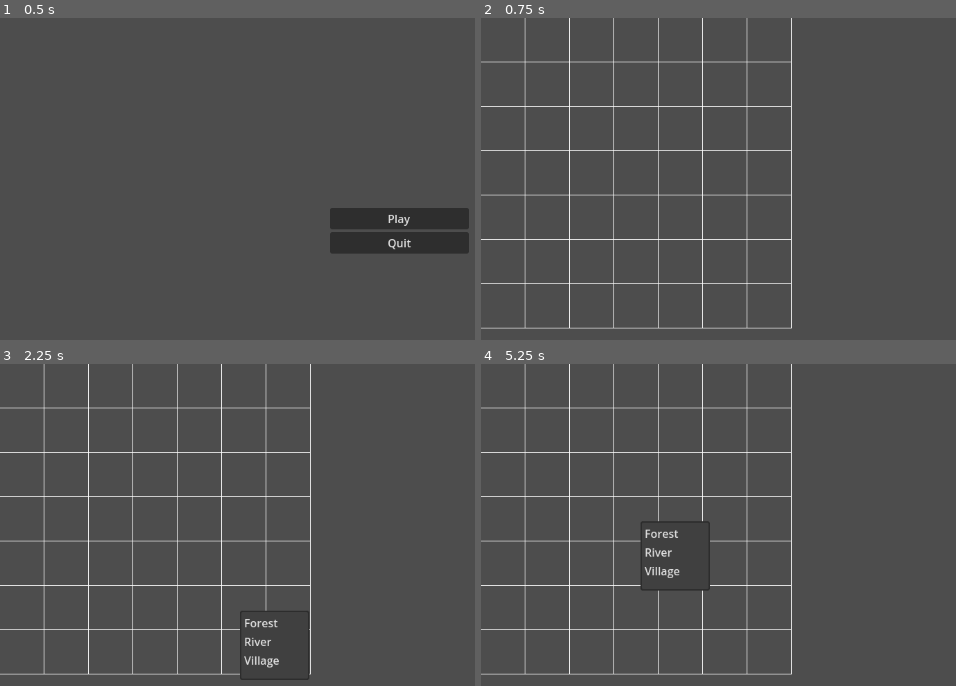
Above: before the commit, frames 1-4 (two rows, left to right).
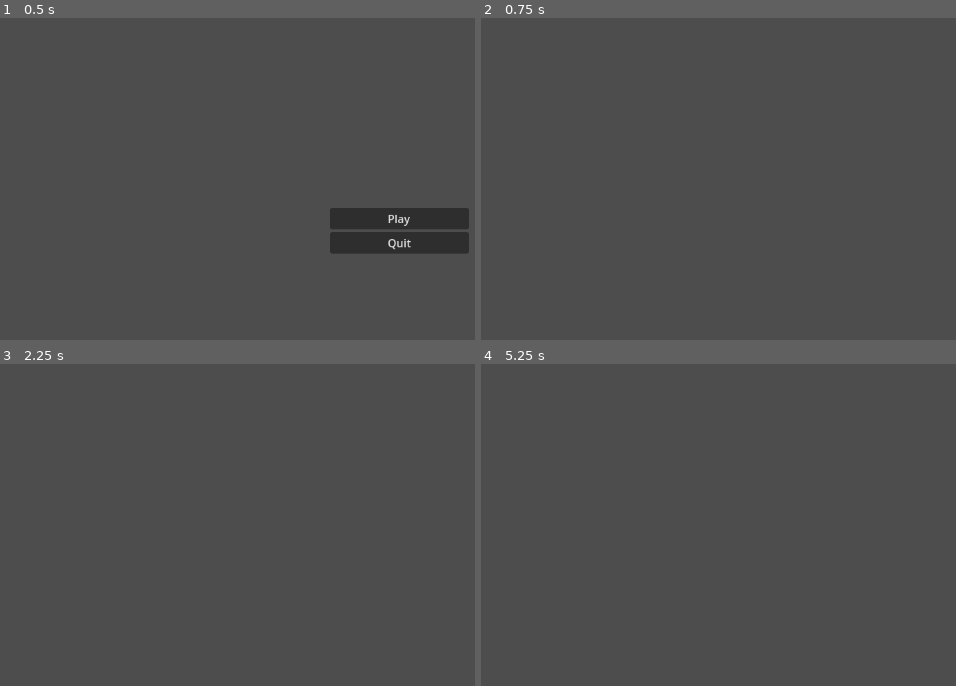
Above: after the commit, the same moments.

Repository: CloneDeath/TCGGame
Game: Godot game, scene res://Scenes/MainMenu.tscn
Two runs of this game, one before a commit and one after it. Both use one fixed random seed, a clock stepped at 60 frames per second and the inputs below.
Inputs (mouse positions are in pixels of both pictures, inside the frame that each line leads up to):
- Up to frame 1 (0.5 s): no input
- Up to frame 2 (0.75 s): click "Play" at 0.5 s
- Up to frame 3 (2.25 s): tap Enter (ui_accept) at 1.25, 1.52, 2 s; move the mouse to (outside the picture) at 1.27 s; click (outside the picture) at 1.42 s; move the mouse to (237, 611) at 2.02 s; click (237, 611) at 2.17 s
- Up to frame 4 (5.25 s): tap Enter (ui_accept) at 2.27, 2.75, 3.5, 3.77, 4.25, 4.52, 5 s; move the mouse to (outside the picture) at 2.77 s; click (outside the picture) at 2.92 s; move the mouse to (842, 679) at 3.52 s; click (842, 679) at 3.67 s; move the mouse to (outside the picture) at 4.27 s; click (outside the picture) at 4.42 s; move the mouse to (642, 521) at 5.02 s; click (642, 521) at 5.17 s

Frame 1 is identical in both runs. In frame 2, 3.8% of the frame differs, in the area x 0-66%, y 0-97%; in frame 3, 4.0%; in frame 4, 4.1%.
Error after the commit: Parse Error: Used space character for indentation instead of tab as used before in the file. (res://Main.gd:22)

Commit message:
Show current turn in UI

Diff:
--- a/Main.gd
+++ b/Main.gd
@@ -4,6 +4,7 @@
 const TurnTracker = preload("res://TurnTracker.gd")
 
 var turn_tracker: TurnTracker
+@onready var turn_label := $TurnLabel
 
 func _ready():
 	var battlefield = battlefield_scene.instantiate()
@@ -19,4 +20,7 @@
 		turn_tracker.next_turn()
 
 func _on_turn_changed(player):
-	print("Player %d's turn" % (player + 1))
+        var text = "Player %d's turn" % (player + 1)
+        print(text)
+        if is_instance_valid(turn_label):
+                turn_label.text = text
--- a/Main.tscn
+++ b/Main.tscn
@@ -4,3 +4,7 @@
 
 [node name="Main" type="Node2D"]
 script = ExtResource("1_glv2v")
+
+[node name="TurnLabel" type="Label" parent="."]
+position = Vector2(10, 10)
+text = ""
